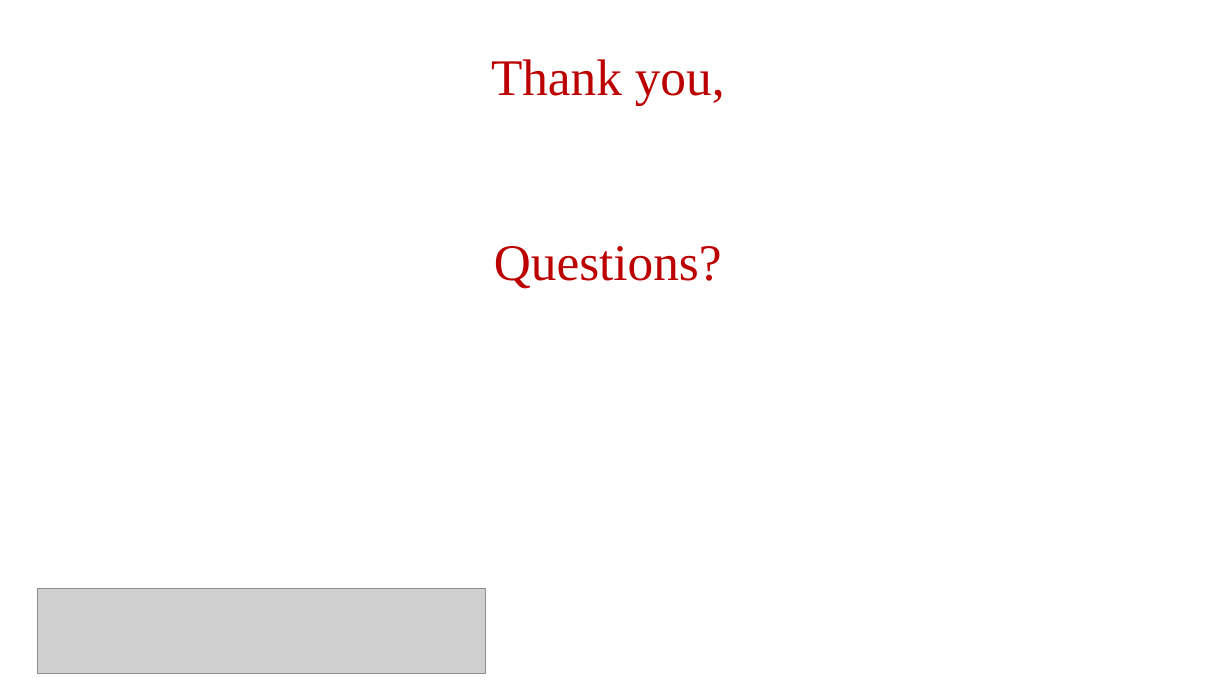
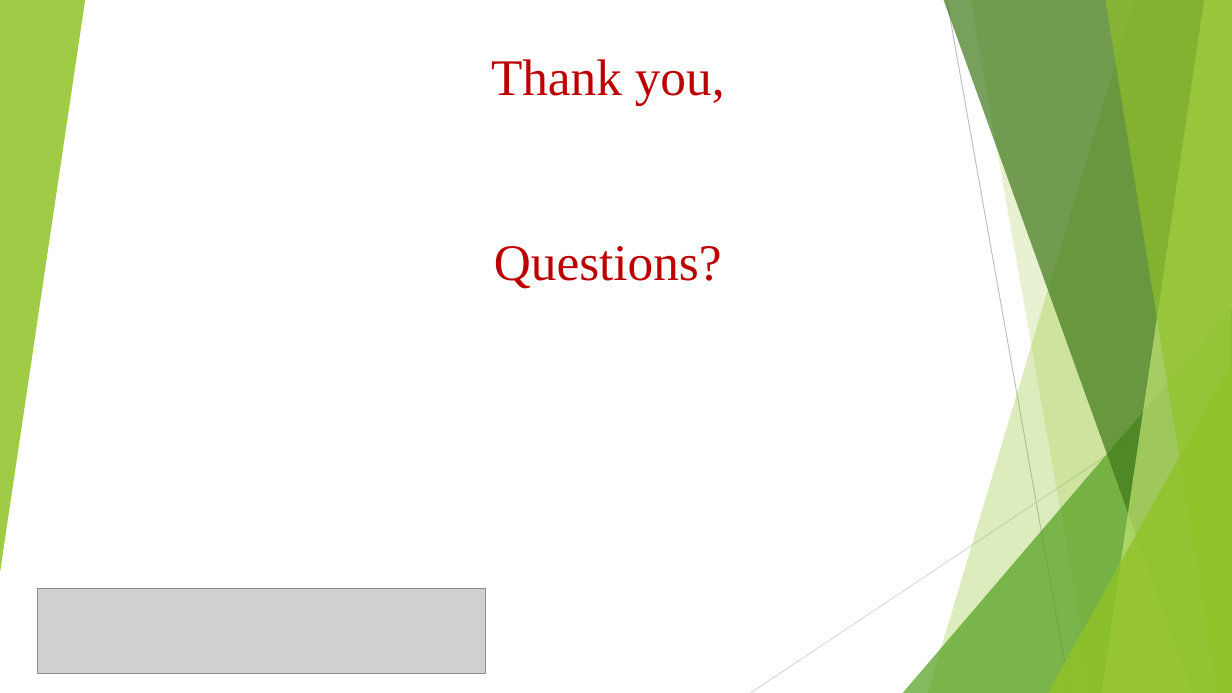
Before and after one commit to jmaki17/Ecooli_BCB546X-Fall2017, a slide deck: slide 7 of HK_Bank_notes.pptx (slide 12 before the commit). Drawn at 1232x693 pixels with LibreOffice and Linux fonts; fonts in the diff are those of the drawing; grey boxes stand for pictures. Boxes give left, top, right and bottom in pixels: in the first picture for what was removed or moved away, otherwise in the second. Text is boxed around its words. In the diff, an @@ line names an element or a change of style, - is before the commit and + after.

Commit message:
ppt update

```diff
--- a/HK_Bank_notes.pptx
+++ b/HK_Bank_notes.pptx
@@ group added at (0,0,1232,693): 5 freeform shapes, 3 triangles, 2 lines @@
```
Also in this commit, not shown: 3 other slides changed, 3 slides added, 8 slides removed.
